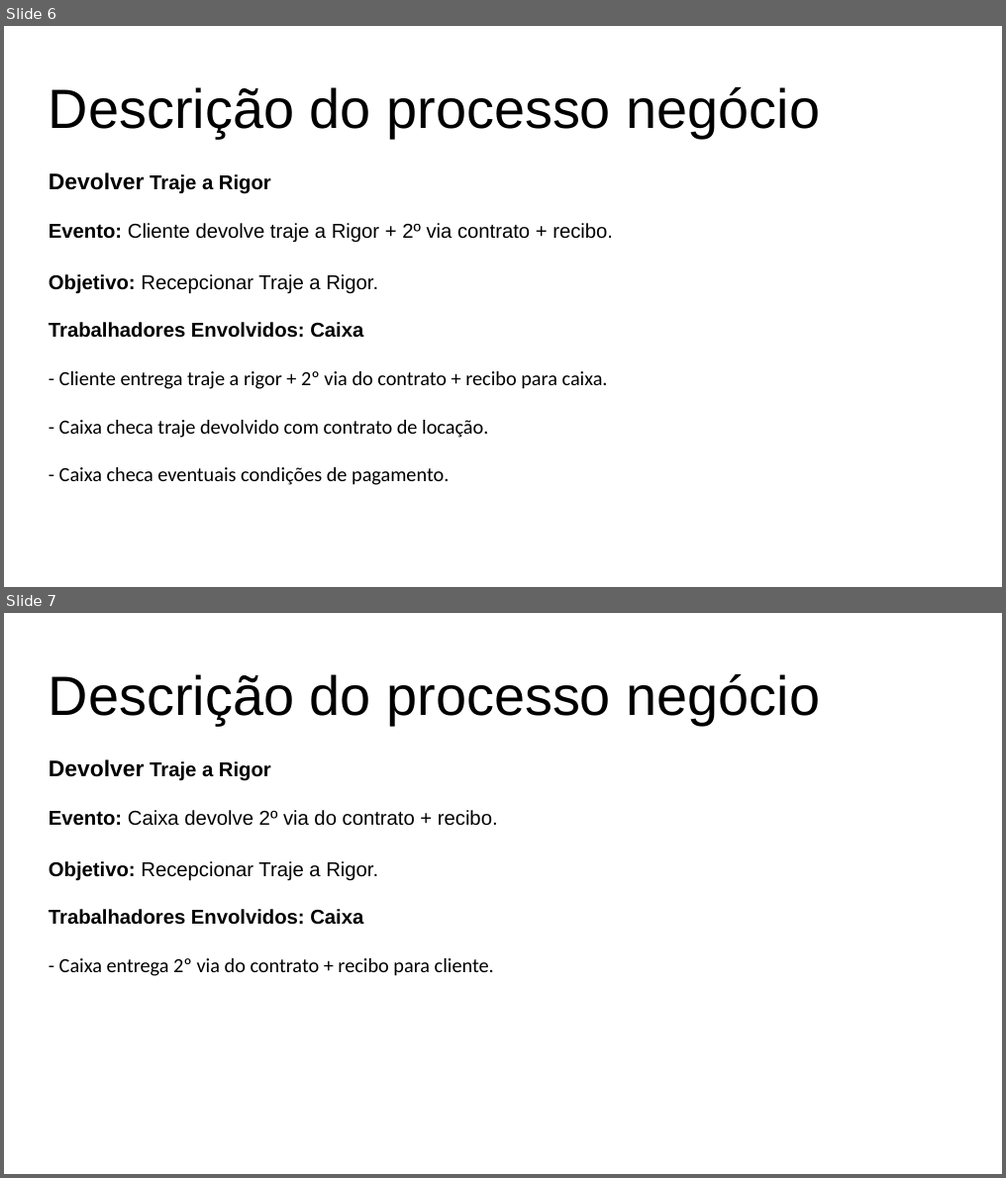
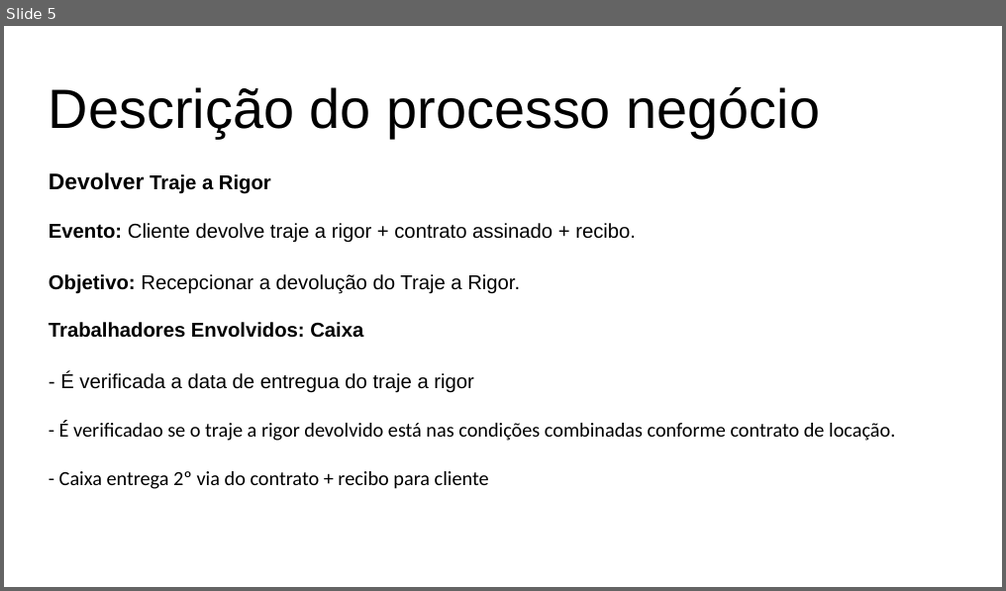
Before and after one commit to grupopenelopechavosa/OPE---Faculdade-Impacta, a slide deck: 18 - Descrição dos Processo de Negocio.pptx. Shown one above the other, each under a label of ours: slides 6 and 7 before the commit, slide 5 after it. The pictures are 1006x1178 and 1006x591 pixels, drawn with LibreOffice and Linux fonts; fonts in the diff are those of the drawing. Boxes give left, top, right and bottom in pixels: in the first picture for what was removed or moved away, otherwise in the second. Text is boxed around its words. In the diff, an @@ line names an element or a change of style, - is before the commit and + after.

```diff
--- a/18 - Descrição dos Processo de Negocio.pptx
+++ b/18 - Descrição dos Processo de Negocio.pptx
@@ slide 7 removed at [4,613,1002,1174], background #FFFFFF @@
@@ text removed at [49,674,821,976] @@
-Descrição do processo negócio
-Devolver Traje a Rigor
-Evento: Caixa devolve 2º via do contrato + recibo.
-Objetivo: Recepcionar Traje a Rigor.
-Trabalhadores Envolvidos: Caixa
-- Caixa entrega 2º via do contrato + recibo para cliente.
@@ what was slide 6 is now slide 5 @@
@@ slide 5 changed as well @@
@@ text at [49,223,895,489]: text changed; font Calibri to Arial @@
-Evento: Cliente devolve traje a Rigor + 2º via contrato + recibo.
-Objetivo: Recepcionar Traje a Rigor.
-Trabalhadores Envolvidos: Caixa
-- Cliente entrega traje a rigor + 2º via do contrato + recibo para caixa.
-- Caixa checa traje devolvido com contrato de locação.
-- Caixa checa eventuais condições de pagamento.
+Evento: Cliente devolve traje a rigor + contrato assinado + recibo.
+Objetivo: Recepcionar a devolução do Traje a Rigor.
+Trabalhadores Envolvidos: Caixa
+- É verificada a data de entregua do traje a rigor
+- É verificadao se o traje a rigor devolvido está nas condições combinadas conforme contrato de locação.
+- Caixa entrega 2º via do contrato + recibo para cliente
```
Also in this commit, not shown: 4 other slides changed, 1 other slide removed, 4 other files.
